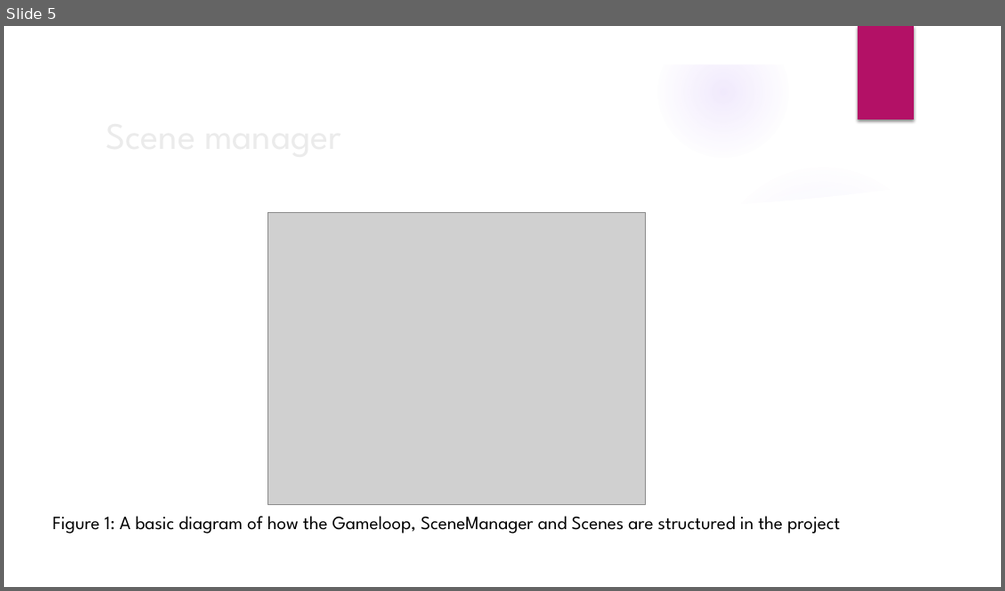
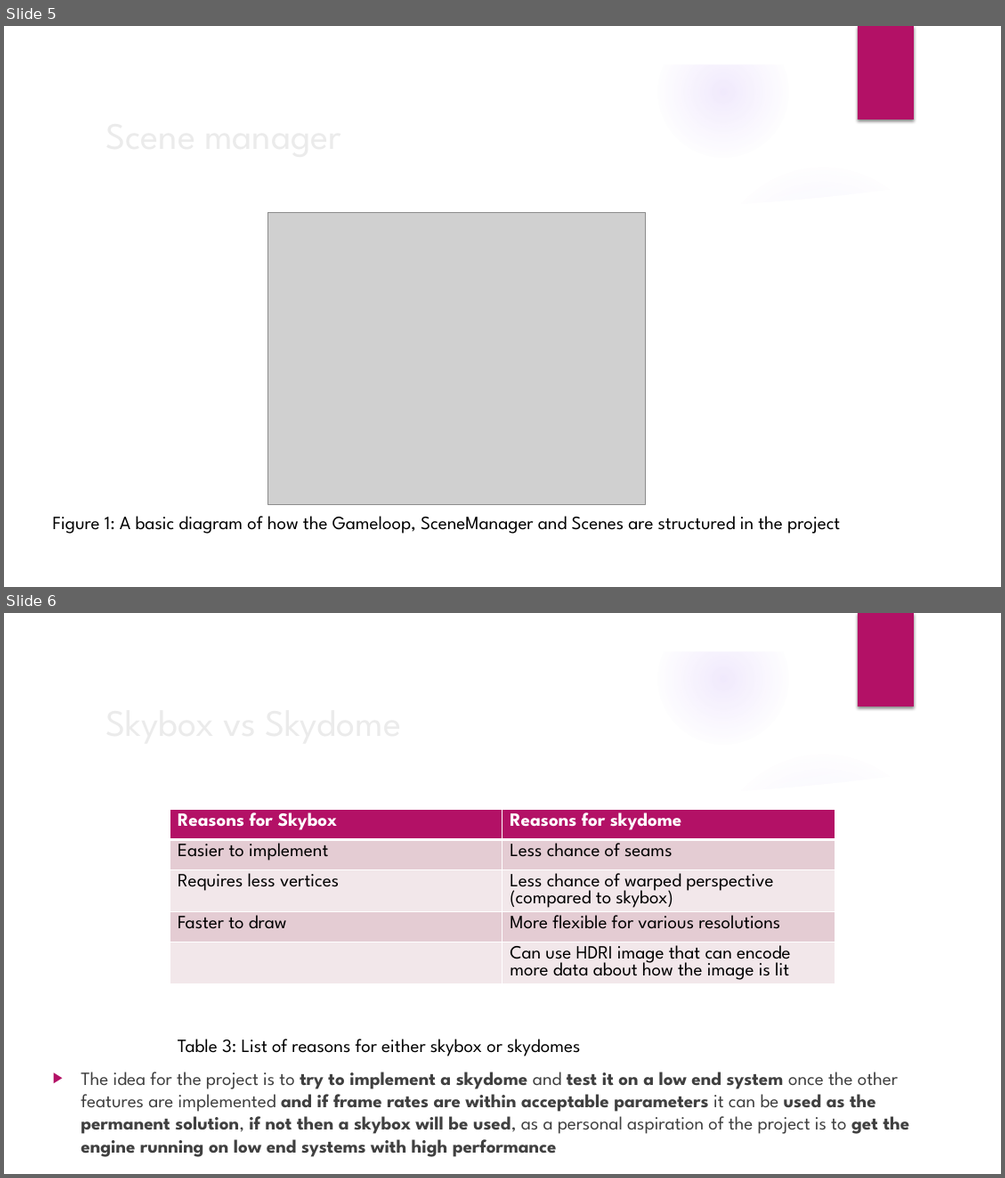
Before and after one commit to JamesPhilipPrice/3DEngine, a slide deck: C++ Game Engine.pptx. Shown one above the other, each under a label of ours: slide 5 before the commit, slides 5 and 6 after it. The pictures are 1005x591 and 1005x1178 pixels, drawn with LibreOffice and Linux fonts; fonts in the diff are those of the drawing; grey boxes stand for pictures; background and template pictures are left out. Boxes give left, top, right and bottom in pixels: in the first picture for what was removed or moved away, otherwise in the second. Text is boxed around its words. In the diff, an @@ line names an element or a change of style, - is before the commit and + after.

```diff
--- a/C++ Game Engine.pptx
+++ b/C++ Game Engine.pptx
@@ slide 6 added at bbox=[4, 613, 1001, 1174], background picture (left out); not listed: 9 template elements that a slide beside it also shows @@
@@ table added at bbox=[170, 809, 834, 1027], 5 rows, 2 columns @@
+Reasons for Skybox | Reasons for skydome
+Easier to implement | Less chance of seams
+Requires less vertices | Less chance of warped perspective (compared to skybox)
+Faster to draw | More flexible for various resolutions
+ | Can use HDRI image that can encode more data about how the image is lit
@@ title added at bbox=[278, 807, 681, 830], 36 pt, text #EBEBEB @@
+Skybox vs Skydome
@@ text added at bbox=[178, 1038, 580, 1056], 18 pt, text #000000 @@
+Table 3: List of reasons for either skybox or skydomes
@@ text added at bbox=[81, 1071, 910, 1157], 18 pt, text #404040, bold @@
+▶ The idea for the project is to try to implement a skydome and test it on a low end system once the other features are implemented and if frame rates are within acceptable parameters it can be used as the permanent solution, if not then a skybox will be used, as a personal aspiration of the project is to get the engine running on low end systems with high performance
```
Also in this commit, not shown: 3 slides changed, 3 other slides added, 40 other files.
